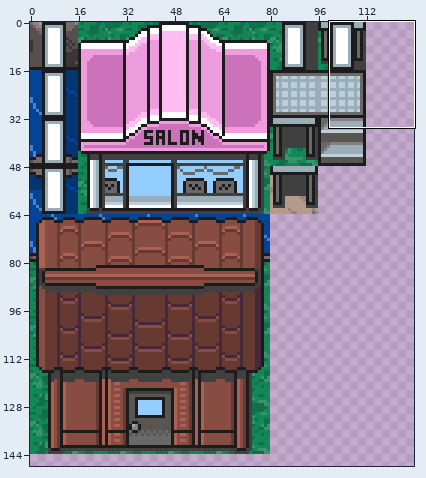
Two versions of one pixel-art file, porytiles/islandgame_oranna_central_path/tileset.aseprite. The first picture is a wide view before the edit; the outline marks the close-up.
Close-up. Old version:
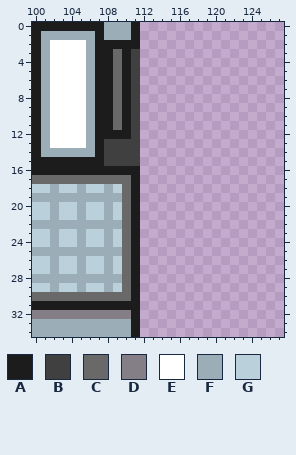
128x528 pixels, 1 frame. Shown: x 100..127, y 0..34. The wide view leaves out empty margins.
Visible layers, top first: "top", "middle", "bottom".
Palette (. is transparent): A #1c1c1c  B #404040  C #6a696a  D #847e87  E #ffffff  F #9badb7  G #bad0db
Pixels before, first column x 100:
 0 AAAAAAAAFFFA
 1 AFFFFFFAFFFA
 2 AFEEEEFAAAAA
 3 AFEEEEFAACAB
 4 AFEEEEFAACAB
 5 AFEEEEFAACAB
 6 AFEEEEFAACAB
 7 AFEEEEFAACAB
 8 AFEEEEFAACAB
 9 AFEEEEFAACAB
10 AFEEEEFAACAB
11 AFEEEEFAACAB
12 AFEEEEFAAAAB
13 AFEEEEFABBBB
14 AFFFFFFABBBB
15 AAAAAAAABBBB
16 AAAAAAAAAAAA
17 CCCCCCCCCCCA
18 GGFGGFGGFGCA
19 FFFFFFFFFFCA
20 GGFGGFGGFGCA
21 GGFGGFGGFGCA
22 FFFFFFFFFFCA
23 GGFGGFGGFGCA
24 GGFGGFGGFGCA
25 FFFFFFFFFFCA
26 GGFGGFGGFGCA
27 GGFGGFGGFGCA
28 FFFFFFFFFFCA
29 GGFGGFGGFGCA
30 CCCCCCCCCCCA
31 AAAAAAAAAAAA
32 DDDDDDDDDDDA
33 FFFFFFFFFFFA
34 FFFFFFFFFFFA
After the commit:
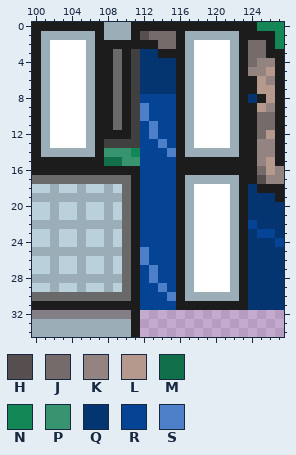
Colours new in this view: H #574f4f  J #756b6b  K #948481  L #b5998d  M #11704a  N #148757  P #37946e  Q #043570  R #054494  S #4d80c9
Edits made:
Changed rows in their new state; - is an unchanged pixel.
Layers "top", "middle", "bottom":
first column x 108:
 0 ----AAAAAAAAAAAAANNN
 1 ----HJJJAFFFFFFAAAAN
 2 ----AAJJAFEEEEFAJJAN
 3 ----QQAAAFEEEEFAJJAA
 4 ----QQQQAFEEEEFAJKKA
 5 ----QQQQAFEEEEFAKKLA
 6 ----QQQQAFEEEEFAALKA
 7 ----QQQQAFEEEEFAALLA
 8 ----RRRRAFEEEEFAQALA
 9 ----SRRRAFEEEEFAALKA
10 ----SRRRAFEEEEFAAJJA
11 ----RSRRAFEEEEFAAJJA
12 ----RSRRAFEEEEFAAJLA
13 ----RRSRAFEEEEFAAKKA
14 PPPNRRRSAFFFFFFAAKKA
15 MMPPRRRRAAAAAAAAAKLA
16 ----RRRRAAAAAAAAAJLK
17 ----RRRRAFFFFFFAAHKK
18 ----RRRRAFEEEEFAQAAA
19 ----RRRRAFEEEEFAQQQA
20 ----RRRRAFEEEEFAQQQQ
21 ----RRRRAFEEEEFAQQQQ
22 ----RRRRAFEEEEFARQQQ
23 ----RRRRAFEEEEFAQRRQ
24 ----RRRRAFEEEEFAQQQR
25 ----SRRRAFEEEEFAQQQQ
26 ----SRRRAFEEEEFAQQQQ
27 ----RSRRAFEEEEFAQQQQ
28 ----RSRRAFEEEEFAQQQQ
29 ----RRSRAFEEEEFAQQQQ
30 ----RRRSAFFFFFFAQQQQ
31 ----RRRRAAAAAAAAQQQQ
Boxes around the changes in both close-ups, in picture pixels (x1, y1, x2, y2):
changed: (104, 22, 284, 310)
